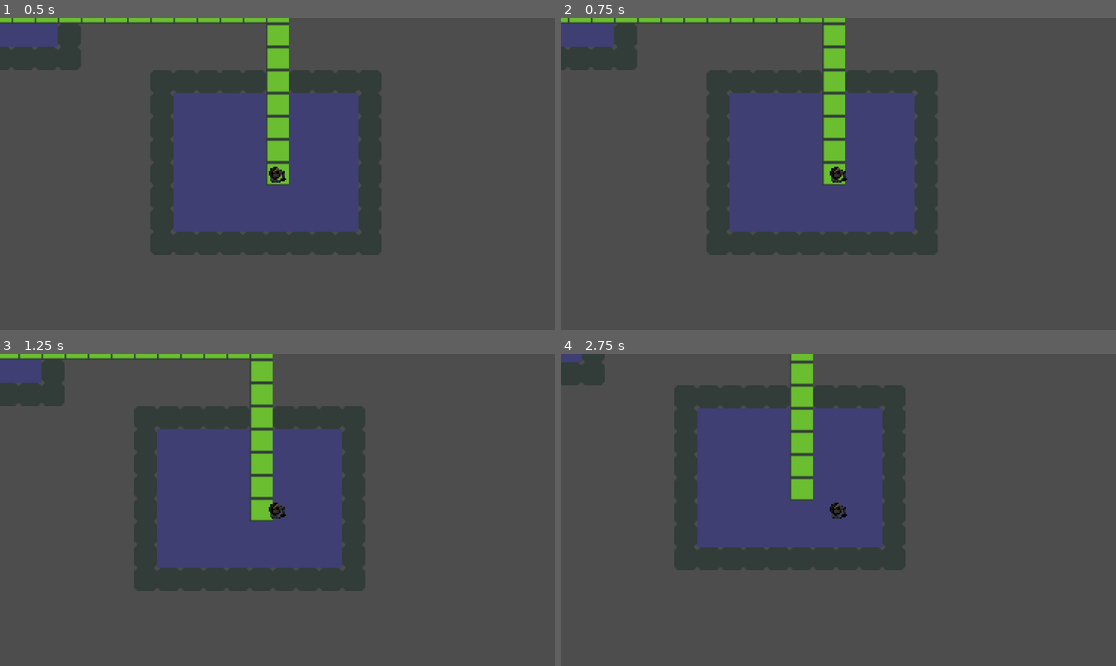
Above: before the commit, frames 1-4 (two rows, left to right).
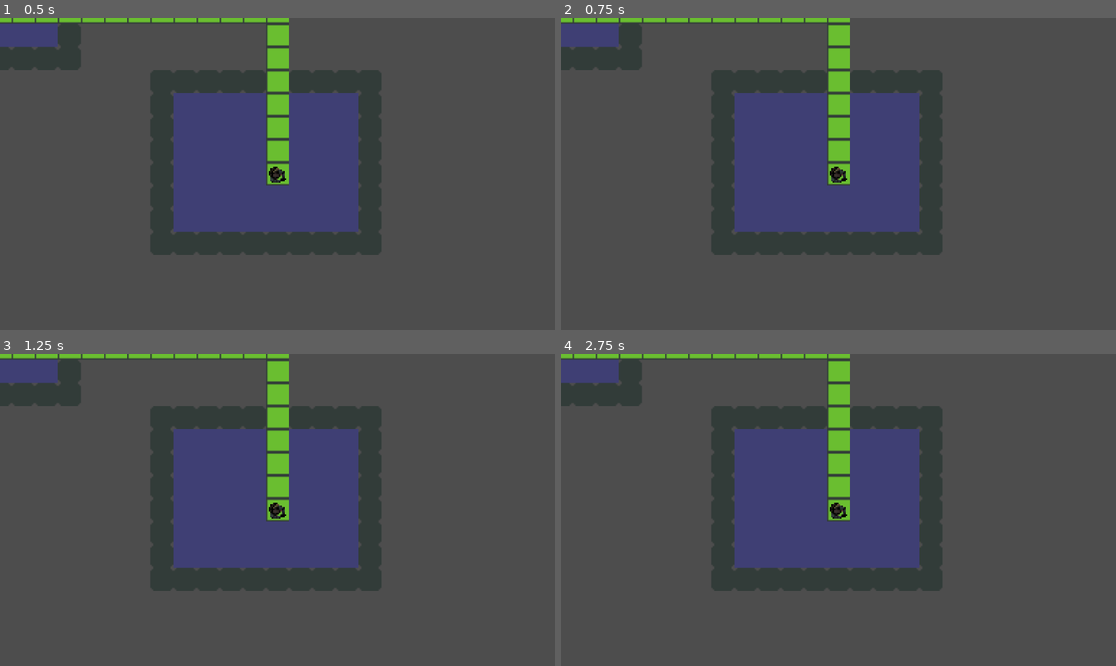
Above: after the commit, the same moments.

Repository: JBlitzar/RogueLike
Game: Godot game, scene res://RoomLevel.tscn
Same seed, same stepped clock (60 frames per second), same inputs: the game is played once before the commit and once after it.
Inputs:
- Up to frame 1 (0.5 s): no input
- Up to frame 2 (0.75 s): tap Enter at 0.5 s; hold Right (right) from 0.53 s (still down)
- Up to frame 3 (1.25 s): keep holding Right (right)
- Up to frame 4 (2.75 s): release Right (right) at 1.28 s; hold S (down) 1.28-2.03 s; hold Right (right) from 2.03 s (still down)

Frame 1 is identical in both runs. In frame 2, 3.2% of the frame differs, in the area x 0-69%, y 0-76%; in frame 3, 10%; in frame 4, 25%.

Commit message:
may 30 coding class DUE NEXT WEEK AAAAAAAAA

Diff:
--- a/Enemy.gd
+++ b/Enemy.gd
@@ -1,6 +1,7 @@
 extends CharacterBody2D
 var speed = 16
 var target: Vector2 = position
+var grid_position: Vector2
 func _ready():
 	pass
 func _process(delta):
--- /dev/null
+++ b/EnemyManager.gd
@@ -0,0 +1,25 @@
+extends Node
+@export var enemiesperroom_min = 1
+@export var enemiesperroom_max = 5
+@export var enemyScene: PackedScene
+# Called when the node enters the scene tree for the first time.
+func _ready():
+	pass # Replace with function body.
+
+
+# Called every frame. 'delta' is the elapsed time since the previous frame.
+func _process(delta):
+	pass
+func spawn_enemy(cell,navGrid):
+	var enemyInst = enemyScene.instantiate()
+	#enemyInst.position =
+	add_child(enemyInst)
+	var tileObj = navGrid.queryTile(cell.x, cell.y)
+	tileObj.entity = enemyInst
+
+func generate_enemies(rooms,navGrid):
+	for room in rooms:
+		for i in range(randi_range(enemiesperroom_min,enemiesperroom_max)):
+			var newCell = room.get_random_cell()
+			spawn_enemy(newCell,navGrid)
+		#pass# pick a random range of enemies in a room, put them in random positions
--- a/NavigationTile.gd
+++ b/NavigationTile.gd
@@ -4,6 +4,7 @@
 var x
 var y
 var atlasSprite: Vector2i
+var entity
 func _init(x,y,tileContents,atlasSprite):
 	self.contents = tileContents
 	self.x = x
--- a/Player.gd
+++ b/Player.gd
@@ -4,6 +4,7 @@
 var vel = Vector2(0,0)
 var target = position
 var speed = 16
+signal input_recieved
 func _input(event):
 	if event.is_action_pressed("up"):
 		vel= Vector2(0,-1)
@@ -14,8 +15,14 @@
 	if event.is_action_pressed("right"):
 		vel= Vector2(1,0)
 	#print(vel)
+	if vel != Vector2(0,0):
+		#it needs to check with the parent if its a valid square
+		#if so then it needs to go back and update the players tilemap position AND update the navgrid
+		#and then parent class needs to update the players "real" position
+		emit_signal("input_recieved",playerPos,vel)
+		vel = Vector2(0,0)
 
-func _physics_process(delta):
+"""func _physics_process(delta):
 	if get_parent().turn == "player" and vel != Vector2(0,0):
 		#print("move")
 		var newPos = (playerPos+vel)
@@ -26,4 +33,4 @@
 			#position = get_parent().map_to_local(playerPos)
 	target = get_parent().map_to_local(playerPos)
 	velocity = position.direction_to(target) * speed
-	move_and_slide()
+	move_and_slide()"""
--- a/Room.gd
+++ b/Room.gd
@@ -50,3 +50,5 @@
 		room.add_connection(self)
 		var passage = Passage.new(self,room)
 		return passage
+func get_random_cell():
+	return Vector2(randi_range(x+1,x+width-1),randi_range(y+1,y+height-1))
--- a/RoomLevel.gd
+++ b/RoomLevel.gd
@@ -49,12 +49,18 @@
 
 
 	gridObject.init_astar()
-	var startEx = gridObject.queryTile(rooms[0].get_center()[0],rooms[0].get_center()[1])
-	var endEx = gridObject.queryTile(rooms[1].get_center()[0],rooms[1].get_center()[1])
-	print(gridObject.astar_path(startEx,endEx))
-	print("hullo")
+	$EnemyManager.generate_enemies(rooms,gridObject)
+
+	#var startEx = gridObject.queryTile(rooms[0].get_center()[0],rooms[0].get_center()[1])
+	#var endEx = gridObject.queryTile(rooms[1].get_center()[0],rooms[1].get_center()[1])
+	#print(gridObject.astar_path(startEx,endEx))
+	#print("hullo")
 
 
 # Called every frame. 'delta' is the elapsed time since the previous frame.
 func _process(delta):
 	pass
+
+
+func _on_player_input_recieved(playerPos,playerVel):
+	pass # Replace with function body.
--- a/RoomLevel.tscn
+++ b/RoomLevel.tscn
@@ -1,8 +1,10 @@
-[gd_scene load_steps=6 format=3 uid="uid://bgodbm0mwjvd8"]
+[gd_scene load_steps=8 format=3 uid="uid://bgodbm0mwjvd8"]
 
 [ext_resource type="Texture2D" uid="uid://cu53mx73gqtnh" path="res://Tiles.png" id="1_014y8"]
 [ext_resource type="Script" path="res://RoomLevel.gd" id="2_1tgja"]
 [ext_resource type="PackedScene" uid="uid://b71dbpjvj0e7x" path="res://Player.tscn" id="3_cavv8"]
+[ext_resource type="Script" path="res://EnemyManager.gd" id="4_0qeqr"]
+[ext_resource type="PackedScene" uid="uid://b2a7pb7q8i7g7" path="res://Enemy.tscn" id="5_p038h"]
 
 [sub_resource type="TileSetAtlasSource" id="TileSetAtlasSource_x4n57"]
 resource_name = "Tiles"
@@ -84,3 +86,9 @@
 
 [node name="Camera2D" type="Camera2D" parent="Player"]
 zoom = Vector2(3, 3)
+
+[node name="EnemyManager" type="Node" parent="."]
+script = ExtResource("4_0qeqr")
+enemyScene = ExtResource("5_p038h")
+
+[connection signal="input_recieved" from="Player" to="." method="_on_player_input_recieved"]
